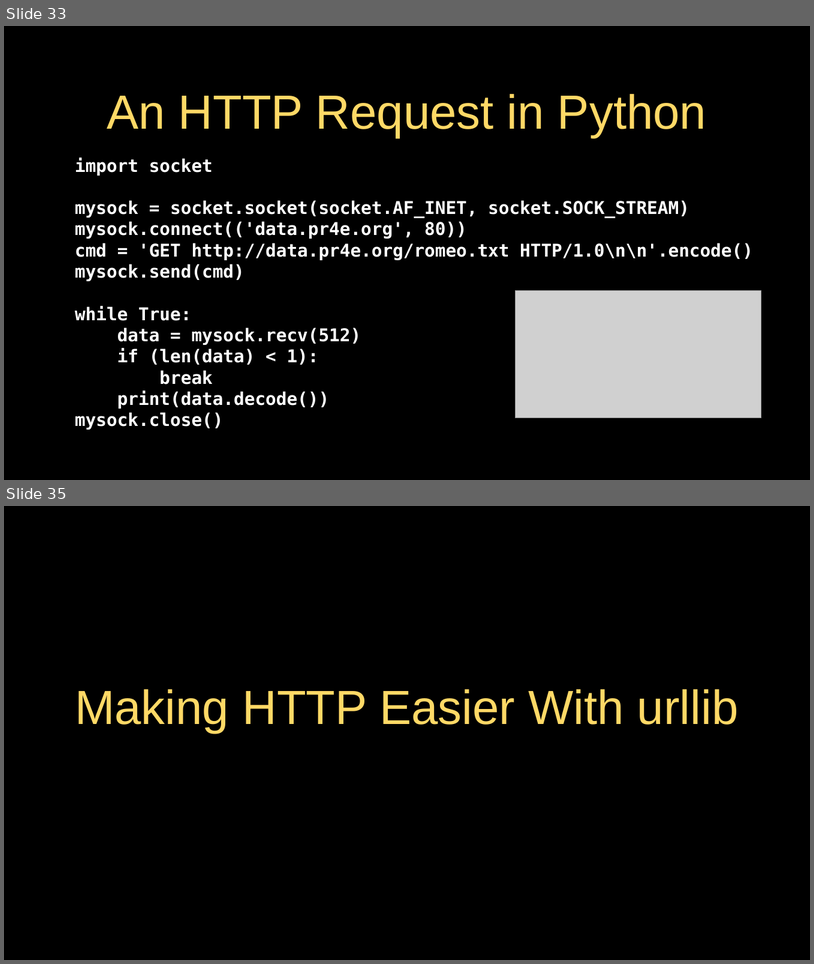
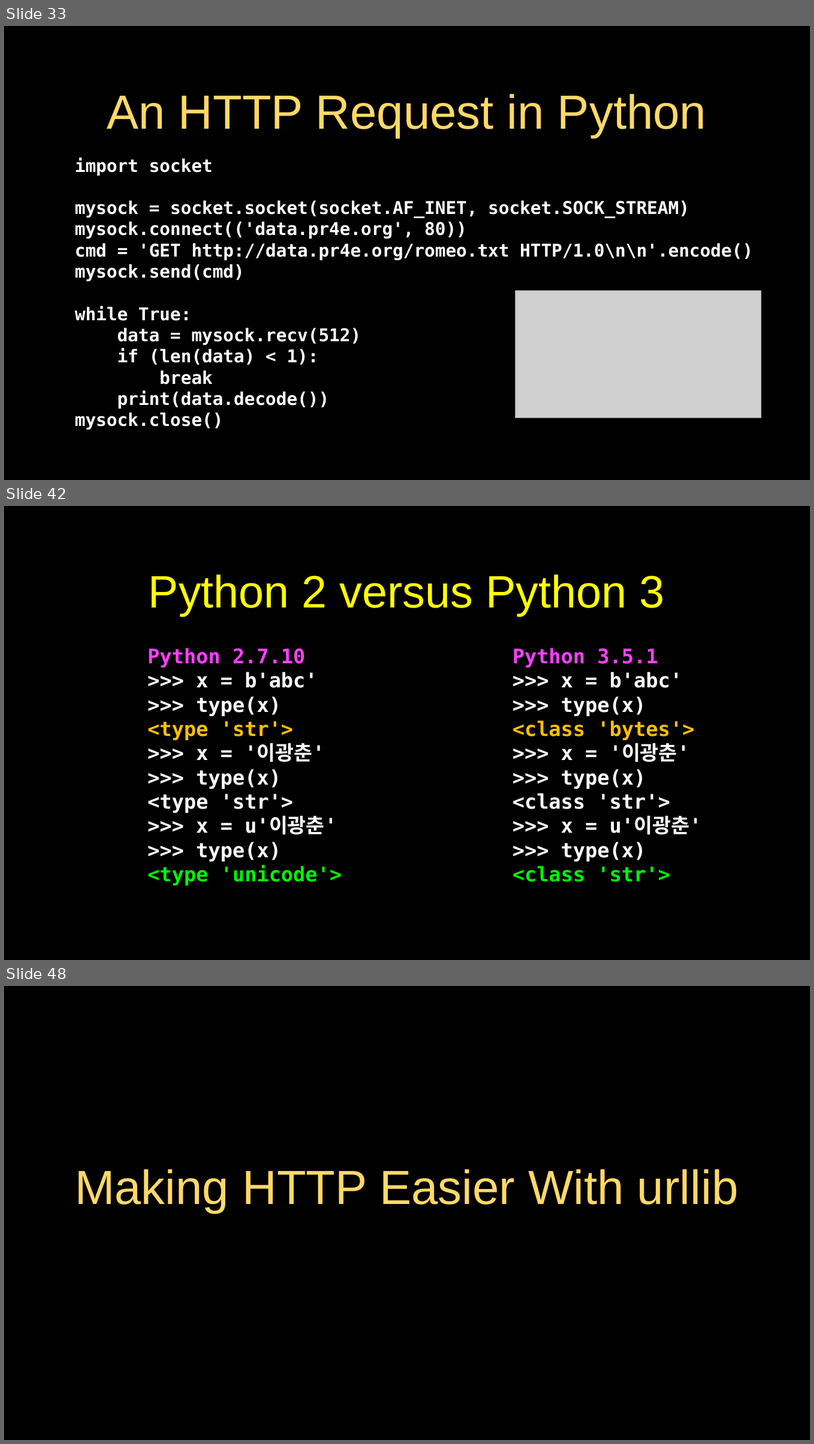
Before and after one commit to csev/py4e, a slide deck: lectures3/Pythonlearn-12-HTTP.pptx. Shown one above the other, each under a label of ours: slides 33 and 35 before the commit, slides 33, 42 and 48 after it; the slides between them are not shown. The pictures are 814x964 and 814x1444 pixels, drawn with LibreOffice and Linux fonts; fonts in the diff are those of the drawing; grey boxes stand for pictures. Boxes give left, top, right and bottom in pixels: in the first picture for what was removed or moved away, otherwise in the second. Text is boxed around its words. In the diff, an @@ line names an element or a change of style, - is before the commit and + after.

```diff
--- a/lectures3/Pythonlearn-12-HTTP.pptx
+++ b/lectures3/Pythonlearn-12-HTTP.pptx
@@ slide 42 added at box(4, 506, 810, 960), background #000000; not listed: 1 template element that a slide beside it also shows @@
@@ title added at box(149, 574, 665, 616), 72 pt, text #FFFF00 @@
+Python 2 versus Python 3
@@ text added at box(147, 648, 342, 885), 32 pt, text #FFFFFF, bold @@
+Python 2.7.10
+>>> x = b'abc'
+>>> type(x)
+<type 'str'>
+>>> x = '이광춘'
+>>> type(x)
+<type 'str'>
+>>> x = u'이광춘'
+>>> type(x)
+<type 'unicode'>
@@ text added at box(513, 648, 702, 882), 32 pt, text #FFFFFF, bold @@
+Python 3.5.1
+>>> x = b'abc'
+>>> type(x)
+<class 'bytes'>
+>>> x = '이광춘'
+>>> type(x)
+<class 'str'>
+>>> x = u'이광춘'
+>>> type(x)
+<class 'str'>
@@ what was slide 35 is now slide 48 @@
```
Also in this commit, not shown: 5 slides changed, 12 other slides added, 5 other files.
